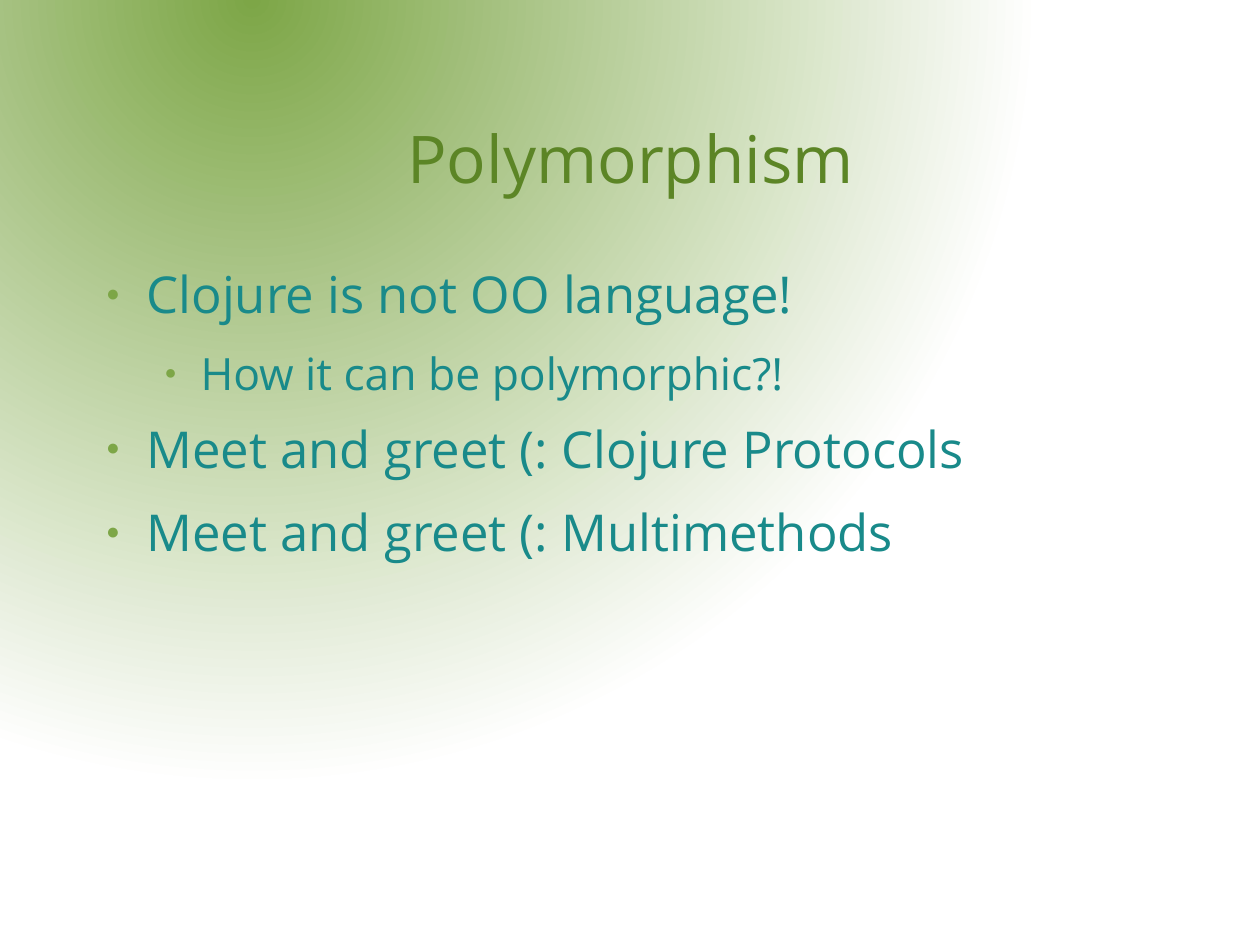
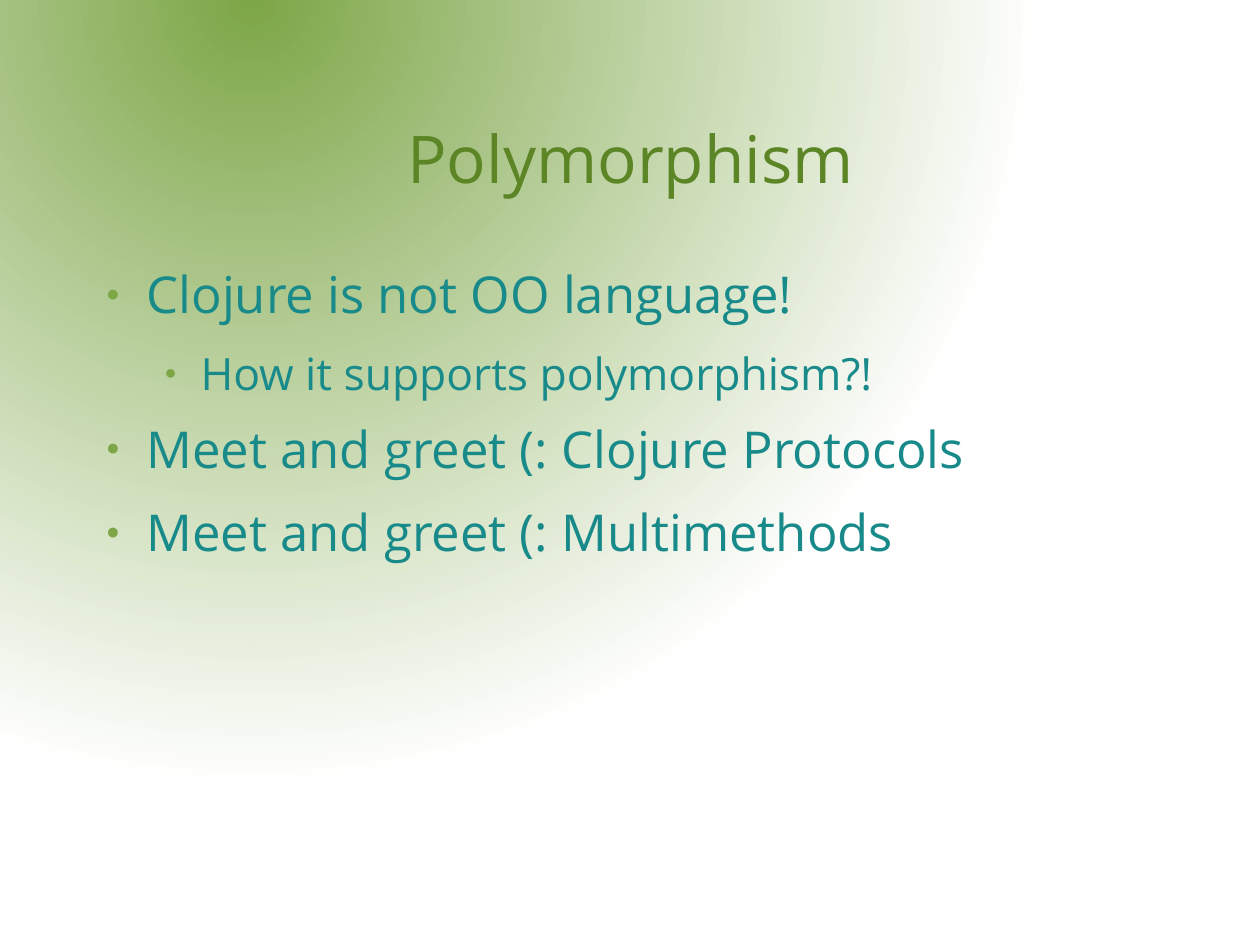
Before and after one commit to rssole/voxxed, a slide deck: slide 8 of resources/presentation/VoxxedDays.odp. Drawn at 1260x945 pixels with LibreOffice and Linux fonts; fonts in the diff are those of the drawing; background and template pictures are left out. Boxes give left, top, right and bottom in pixels: in the first picture for what was removed or moved away, otherwise in the second. Text is boxed around its words. In the diff, an @@ line names an element or a change of style, - is before the commit and + after.

Commit message:
presentation updated

```diff
--- a/resources/presentation/VoxxedDays.odp
+++ b/resources/presentation/VoxxedDays.odp
@@ text at box(201, 356, 873, 401): text changed @@
-  ● How it can be polymorphic?!
+  ● How it supports polymorphism?!
```
Also in this commit, not shown: 1 other slide changed.
